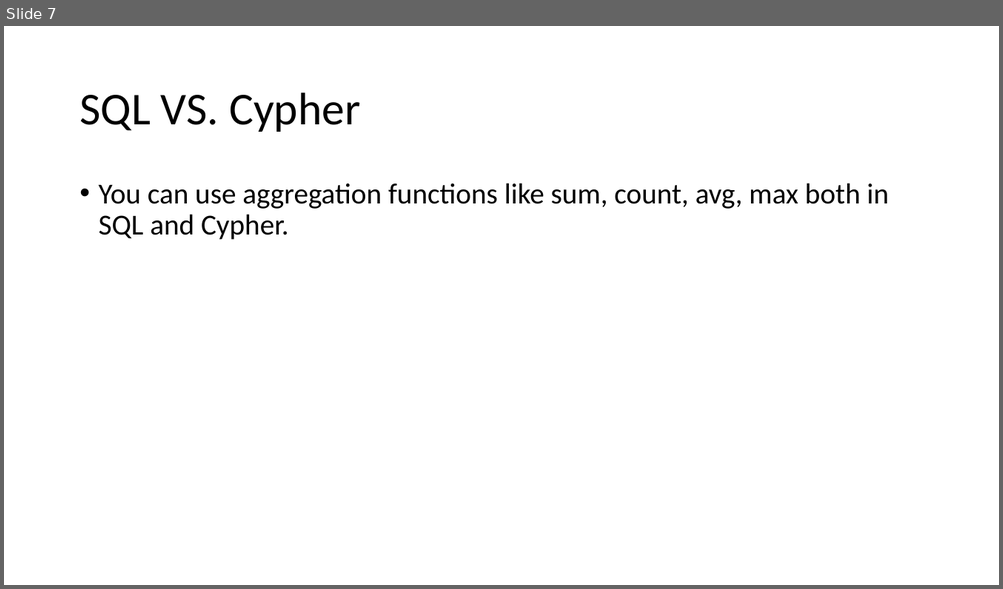
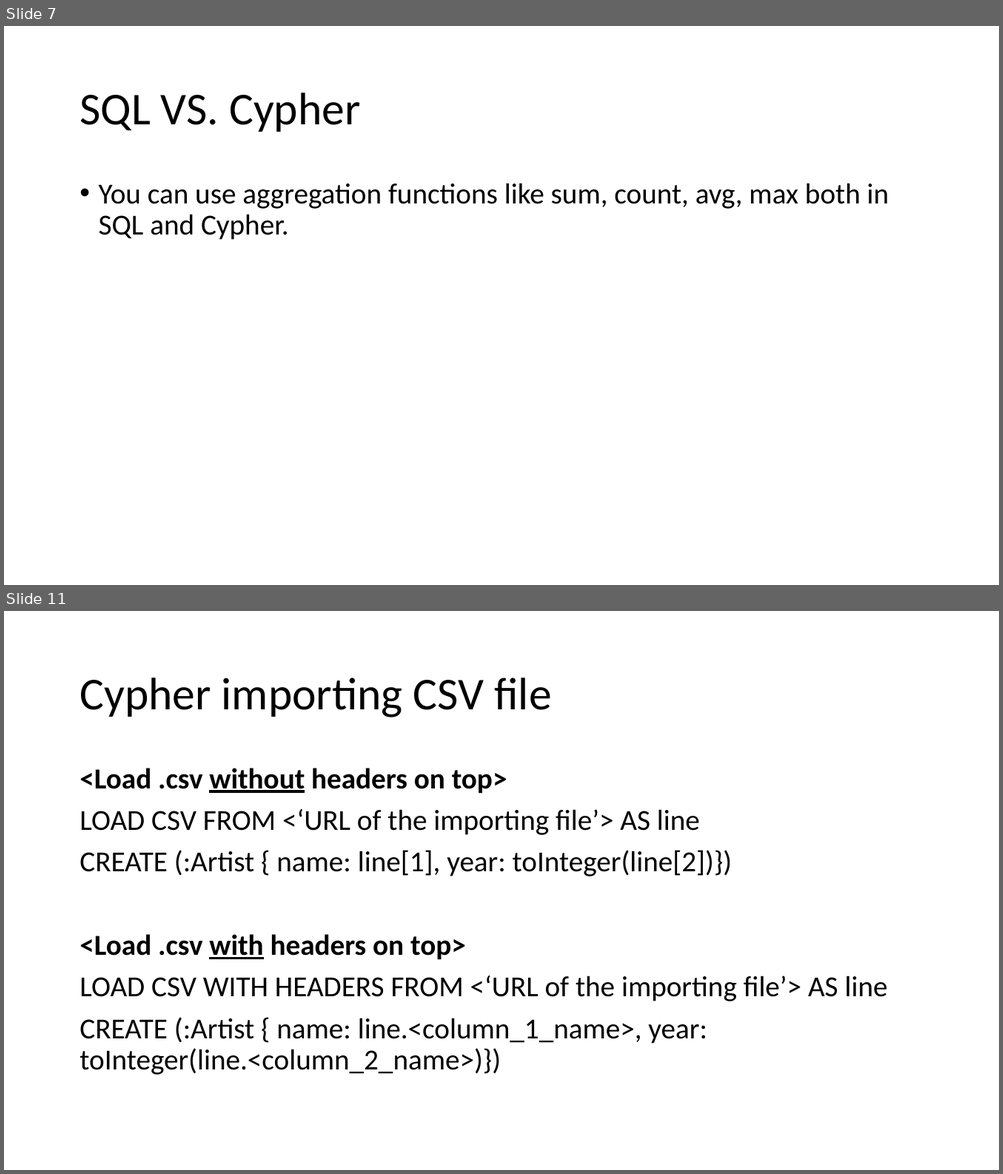
Before and after one commit to folowpig/neo4j-javascript, a slide deck: neo4j note.pptx. Shown one above the other, each under a label of ours: slide 7 before the commit, slides 7 and 11 after it; the slides between them are not shown. The pictures are 1003x589 and 1003x1174 pixels, drawn with LibreOffice and Linux fonts; fonts in the diff are those of the drawing. Boxes give left, top, right and bottom in pixels: in the first picture for what was removed or moved away, otherwise in the second. Text is boxed around its words. In the diff, an @@ line names an element or a change of style, - is before the commit and + after.

```diff
--- a/neo4j note.pptx
+++ b/neo4j note.pptx
@@ slide 11 added at bbox=[4, 611, 999, 1170], background #FFFFFF @@
@@ title added at bbox=[79, 678, 551, 718], 44 pt, text #000000 @@
+Cypher importing CSV file
@@ text added at bbox=[79, 768, 888, 1075], 28 pt, text #000000 @@
+<Load .csv without headers on top>
+LOAD CSV FROM <‘URL of the importing file’> AS line
+CREATE (:Artist { name: line[1], year: toInteger(line[2])})
+<Load .csv with headers on top>
+LOAD CSV WITH HEADERS FROM <‘URL of the importing file’> AS line
+CREATE (:Artist { name: line.<column_1_name>, year: toInteger(line.<column_2_name>)})
```
Also in this commit, not shown: 6 other slides added, 1 other file.
